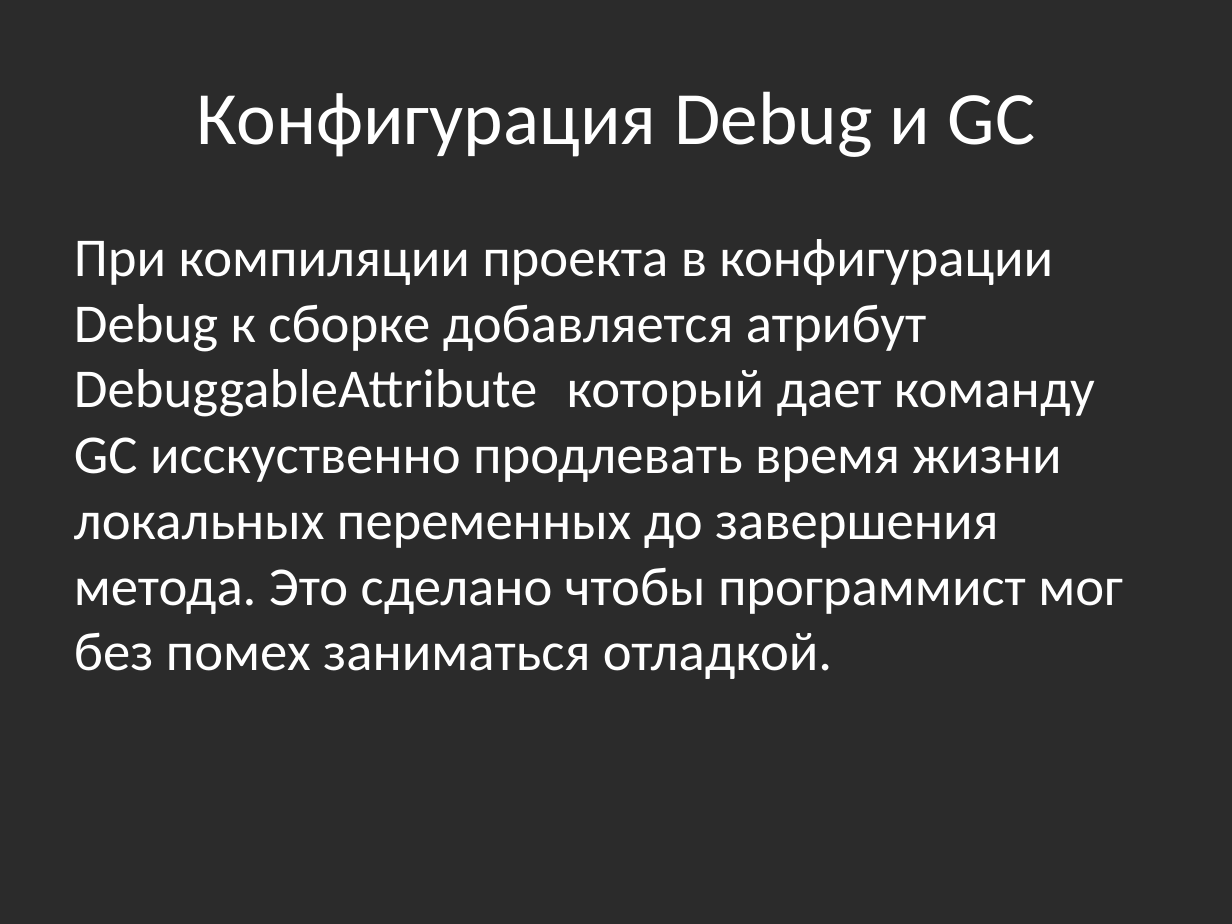
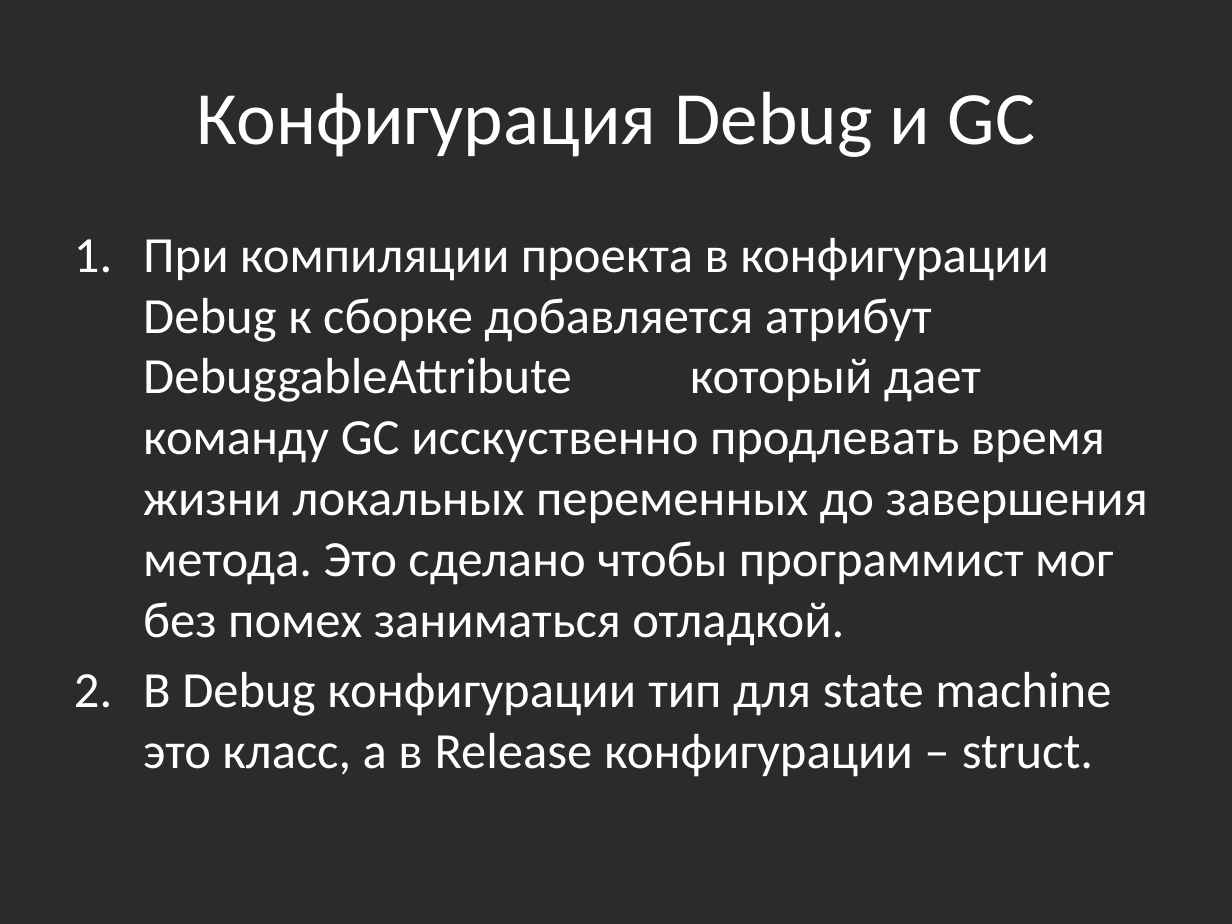
Before and after one commit to bazile/Training, a slide deck: slide 27 of Presentation/memory-management-and-gc.pptx. Drawn at 1232x924 pixels with LibreOffice and Linux fonts; fonts in the diff are those of the drawing; background and template pictures are left out; a plain dark background stands for a picture behind light text. Boxes give left, top, right and bottom in pixels: in the first picture for what was removed or moved away, otherwise in the second. Text is boxed around its words. In the diff, an @@ line names an element or a change of style, - is before the commit and + after.

Commit message:
Add info about async/await state machine

```diff
--- a/Presentation/memory-management-and-gc.pptx
+++ b/Presentation/memory-management-and-gc.pptx
@@ text at <box>143,238,1148,646</box>: size 32 to 29.6 pt in "При компиляции проекта в конфигурации Debug к ..."; bullet none to 1. @@
@@ text at <box>143,672,1111,777</box>: paragraph added @@
+2. В Debug конфигурации тип для state machine это класс, а в Release конфигурации – struct.
```
